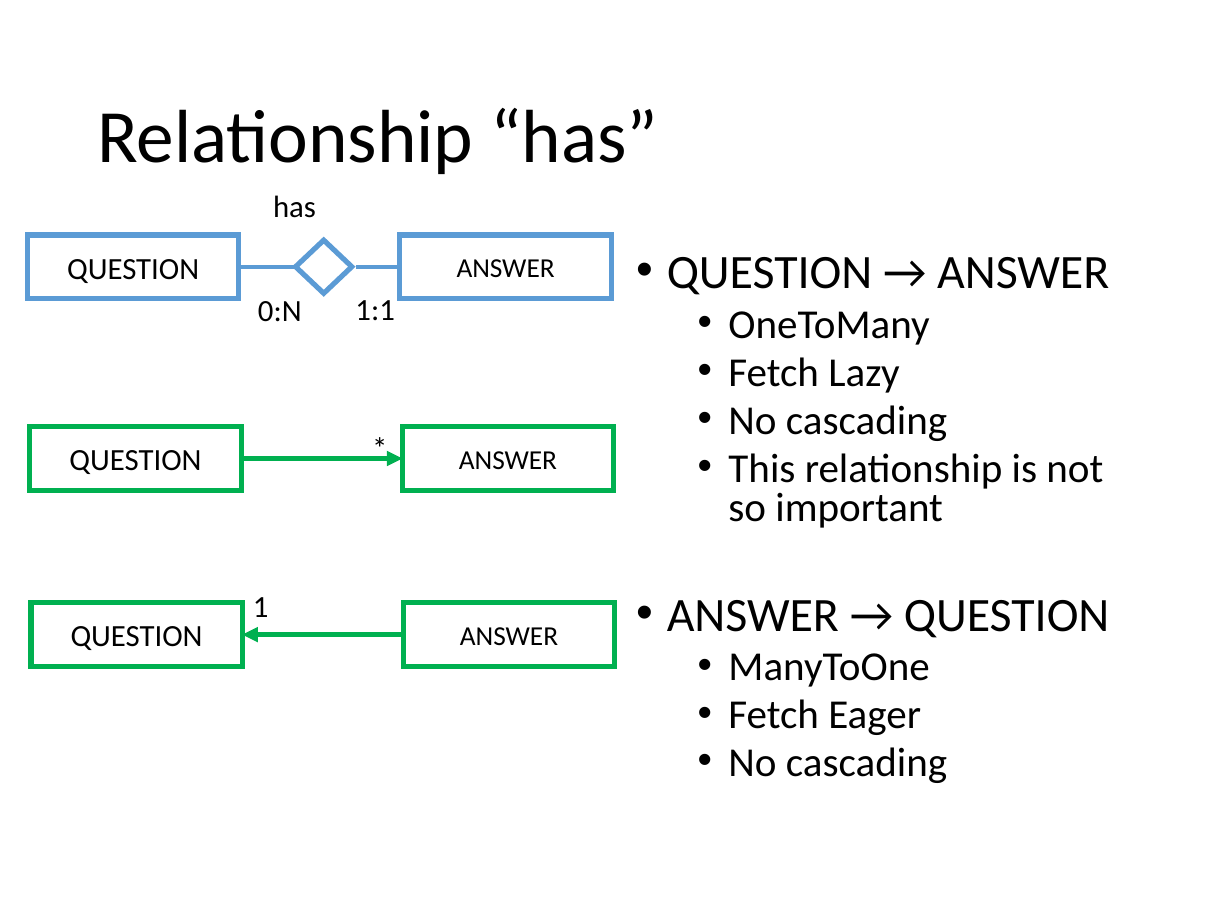
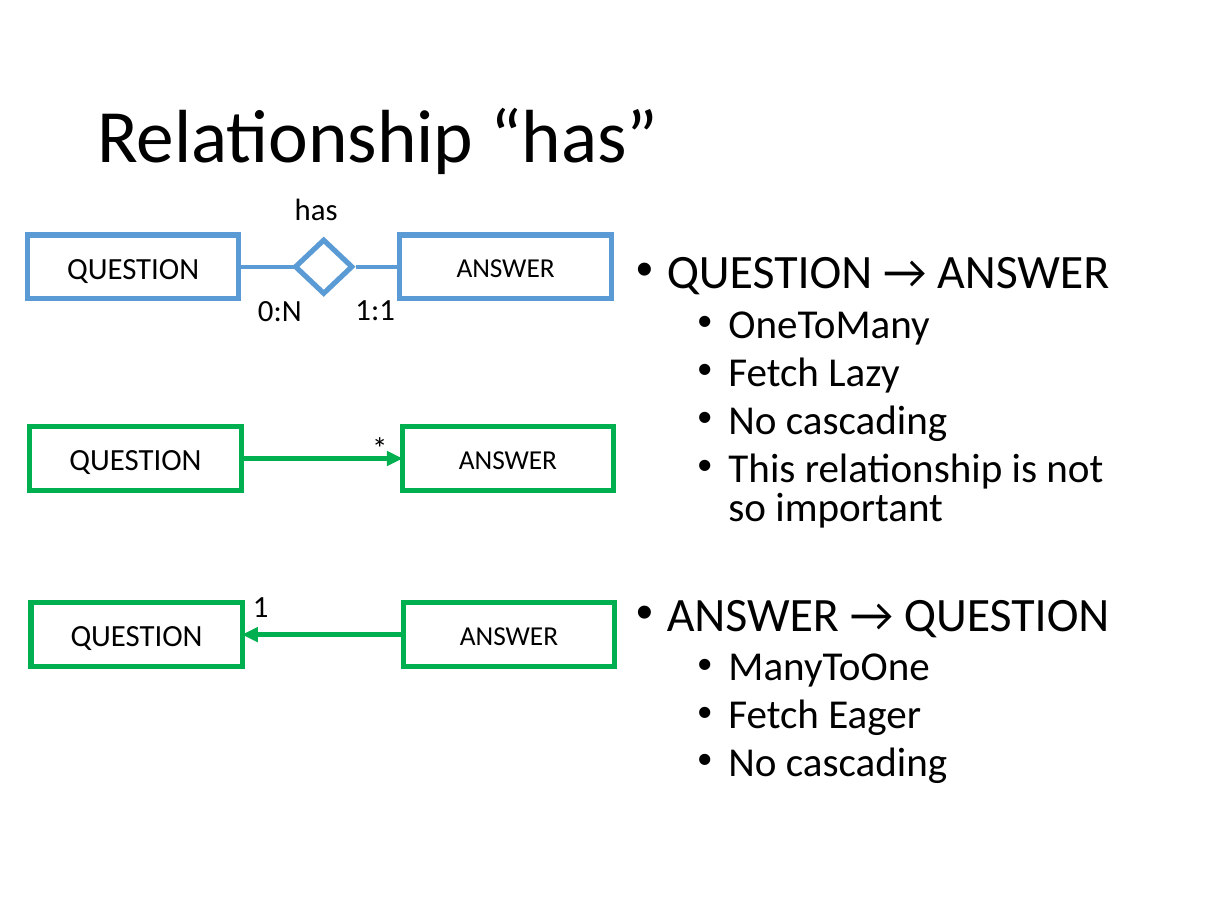
Before and after one commit to Paso198/Gamified-Marketing-Application, a slide deck: slide 8 of Design.pptx. Drawn at 1232x924 pixels with LibreOffice and Linux fonts; fonts in the diff are those of the drawing. Boxes give left, top, right and bottom in pixels: in the first picture for what was removed or moved away, otherwise in the second. Text is boxed around its words. In the diff, an @@ line names an element or a change of style, - is before the commit and + after.

```diff
--- a/Design.pptx
+++ b/Design.pptx
@@ text "has" moved from (x1=273, y1=195, x2=316, y2=218) to (x1=295, y1=198, x2=338, y2=221) @@
```
Also in this commit, not shown: 4 other slides changed, 1 slide removed.
